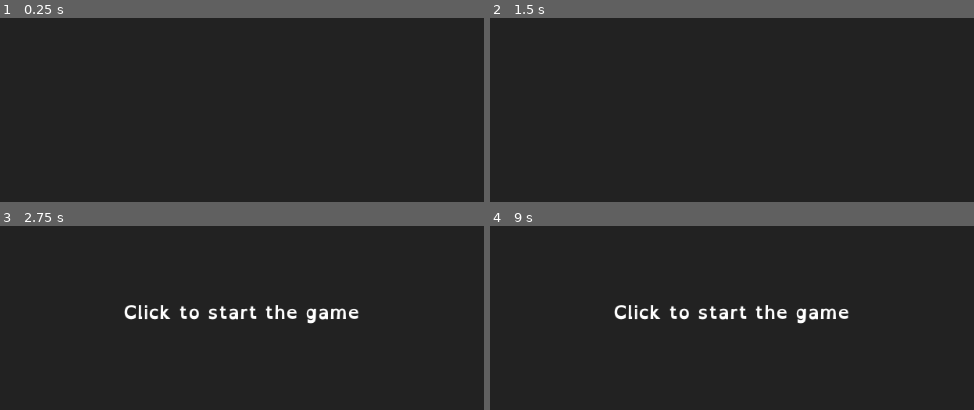
Above: before the commit, frames 1-4 (two rows, left to right).
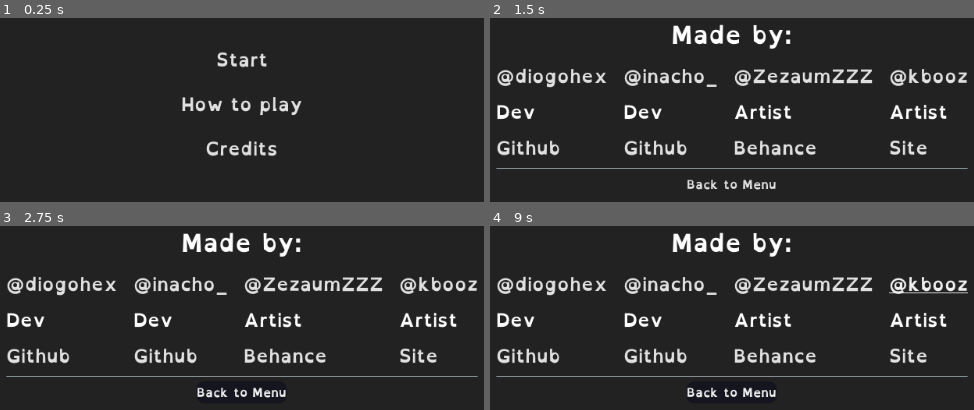
Above: after the commit, the same moments.

Repository: kbooz/ludum-46
Game: Godot game, scene res://Test Scenes/Scenes/StartScreen.tscn
Same seed, same stepped clock (60 frames per second), same inputs: the game is played once before the commit and once after it.
Inputs (mouse positions are in pixels of both pictures, inside the frame that each line leads up to):
- Up to frame 1 (0.25 s): no input
- Up to frame 2 (1.5 s): click (732, 104) at 0.5 s, where only the run after the commit has a clickable "How to play"; click (732, 148) at 1.25 s, where only the run after the commit has a clickable "Credits"
- Up to frame 3 (2.75 s): click (242, 391) at 2 s, where only the run after the commit has a clickable "Back to Menu"
- Up to frame 4 (9 s): move the mouse to (906, 288) at 2.77 s; hold Right (ui_right) 2.78-3.53 s; click (906, 288) at 2.85 s; move the mouse to (572, 334) at 3.52 s; hold Down (ui_down) 3.53-4.28 s; click (572, 334) at 3.6 s; move the mouse to (outside the picture) at 4.27 s; hold Right (ui_right) 4.28-5.03 s; click (outside the picture) at 4.35 s; move the mouse to (693, 406) at 5.02 s; hold Up (ui_up) 5.03-5.78 s; click (693, 406) at 5.1 s; move the mouse to (973, 382) at 5.77 s; hold Left (ui_left) 5.78-7.28 s; click (973, 382) at 5.85 s; move the mouse to (490, 242) at 6.52 s; click (490, 242) at 6.6 s; move the mouse to (770, 312) at 7.27 s; hold Down (ui_down) 7.28-8.03 s; click (770, 312) at 7.35 s; move the mouse to (outside the picture) at 8.02 s; hold Right (ui_right) 8.03-8.78 s; click (outside the picture) at 8.1 s; move the mouse to (906, 288) at 8.77 s; hold Up (ui_up) from 8.78 s (still down); click (906, 288) at 8.85 s

The runs differ from the first frame. In frame 1, 1.9% of the frame differs, in the area x 37-63%, y 18-75%; in frame 2, 9.5%; in frame 3, 11%; in frame 4, 11%, in the area x 1-99%, y 3-94%.
Error after the commit: Invalid type in function 'change_scene' in base 'SceneTree'. Cannot convert argument 1 from Nil to String. (res://Test)

Commit message:
Startscreen and Credits tweaks

Diff:
--- a/Scripts/GlobalResources.gd
+++ b/Scripts/GlobalResources.gd
@@ -1,3 +1,5 @@
 extends Node
 
 enum RESOURCES {EMPTY, BEER, FOOD, MUSIC, CLEANING}
+
+var previous_scene
--- a/Test Scenes/LevelDesignTest.tscn
+++ b/Test Scenes/LevelDesignTest.tscn
@@ -124,10 +124,10 @@
 position = Vector2( 968.286, 465.281 )
 
 [node name="BeerHandout" parent="." instance=ExtResource( 8 )]
-position = Vector2( 1525.91, -713.294 )
+position = Vector2( 1525.91, -736.621 )
 
 [node name="BeerResource" parent="." instance=ExtResource( 6 )]
-position = Vector2( 1504.83, 455.371 )
+position = Vector2( 1504.83, 484.465 )
 
 [node name="MusicResource" parent="." instance=ExtResource( 10 )]
 position = Vector2( 927.428, -516.346 )
--- a/Test Scenes/Scenes/BeerHandout.tscn
+++ b/Test Scenes/Scenes/BeerHandout.tscn
@@ -1,9 +1,12 @@
 [gd_scene load_steps=7 format=2]
 
 [ext_resource path="res://Test Scenes/Resource Handouts/ResourceHandout.tscn" type="PackedScene" id=1]
-[ext_resource path="res://assets-originals/png/freezer-prop.png" type="Texture" id=2]
+[ext_resource path="res://assets-originals/png/fridge_prop.png" type="Texture" id=2]
 
-[sub_resource type="Shader" id=3]
+[sub_resource type="RectangleShape2D" id=1]
+extents = Vector2( 39.8234, 75.9321 )
+
+[sub_resource type="Shader" id=2]
 code = "shader_type canvas_item;
 render_mode blend_mix;
 
@@ -30,28 +33,24 @@
     COLOR = tcol;
 }"
 
-[sub_resource type="ShaderMaterial" id=4]
-shader = SubResource( 3 )
+[sub_resource type="ShaderMaterial" id=3]
+shader = SubResource( 2 )
 shader_param/outLineSize = 0.0
 shader_param/outLineColor = Plane( 1, 1, 1, 1 )
 
-[sub_resource type="RectangleShape2D" id=1]
-extents = Vector2( 51.3147, 46.3596 )
-
-[sub_resource type="RectangleShape2D" id=2]
-extents = Vector2( 49.968, 46.6063 )
+[sub_resource type="RectangleShape2D" id=4]
+extents = Vector2( 38.7557, 76.6953 )
 
 [node name="BeerHandout" instance=ExtResource( 1 )]
 resource = 1
 
-[node name="Sprite" parent="." index="0"]
-material = SubResource( 4 )
-scale = Vector2( 0.75, 0.75 )
+[node name="CollisionShape2D" parent="." index="0"]
+shape = SubResource( 1 )
+
+[node name="Sprite" parent="." index="1"]
+material = SubResource( 3 )
 texture = ExtResource( 2 )
 
-[node name="CollisionShape2D" parent="." index="1"]
-shape = SubResource( 1 )
-
 [node name="CollisionShape2D" parent="HoverArea" index="0"]
-position = Vector2( -0.513351, 1.02669 )
-shape = SubResource( 2 )
+position = Vector2( -0.249832, -1.345 )
+shape = SubResource( 4 )
--- a/Test Scenes/Scenes/BeerResource.tscn
+++ b/Test Scenes/Scenes/BeerResource.tscn
@@ -1,10 +1,10 @@
 [gd_scene load_steps=7 format=2]
 
 [ext_resource path="res://Test Scenes/ResourceProps/ResourceProp.tscn" type="PackedScene" id=1]
-[ext_resource path="res://assets-originals/png/fridge_prop.png" type="Texture" id=2]
+[ext_resource path="res://assets-originals/png/freezer-prop.png" type="Texture" id=2]
 
 [sub_resource type="RectangleShape2D" id=1]
-extents = Vector2( 36.4729, 74.1468 )
+extents = Vector2( 52.2376, 46.4695 )
 
 [sub_resource type="Shader" id=2]
 code = "shader_type canvas_item;
@@ -39,7 +39,7 @@
 shader_param/outLineColor = Plane( 1, 1, 1, 1 )
 
 [sub_resource type="RectangleShape2D" id=4]
-extents = Vector2( 37.4435, 74.4703 )
+extents = Vector2( 51.267, 45.8224 )
 
 [node name="BeerResource" instance=ExtResource( 1 )]
 resource = 1
@@ -49,6 +49,7 @@
 
 [node name="Sprite" parent="." index="2"]
 material = SubResource( 3 )
+scale = Vector2( 0.75, 0.75 )
 texture = ExtResource( 2 )
 
 [node name="CollisionShape2D" parent="HoverArea" index="0"]
@@ -67,6 +68,6 @@
 anchor_right = 0.568
 anchor_bottom = 0.5
 margin_left = -37.5302
-margin_top = -17.8335
+margin_top = 13.5492
 margin_right = 26.4698
-margin_bottom = 17.1665
+margin_bottom = 48.5492
--- /dev/null
+++ b/Test Scenes/Scenes/Credits.gd
@@ -0,0 +1,28 @@
+extends Control
+
+func _on_DiogohexTwitter_pressed():
+	OS.shell_open("https://twitter.com/diogohex")
+
+func _on_DiogohexGithub_pressed():
+	OS.shell_open("https://github.com/Diogoamorim27")
+
+func _on_InachoGithub_pressed():
+	OS.shell_open("https://github.com/schweller")
+
+func _on_InachoTwitter_pressed():
+	OS.shell_open("https://twitter.com/inacho_")
+
+func _on_ZeTwitter_pressed():
+	OS.shell_open("https://twitter.com/ZezaumZZZ")
+
+func _on_ZeBehance_pressed():
+	OS.shell_open("https://www.behance.net/fosejelipe")
+
+func _on_KboozTwitter_pressed():
+	OS.shell_open("https://twitter.com/kbooz")
+
+func _on_KboozBehance_pressed():
+	OS.shell_open("http://kbooz.com/")
+
+func _on_Button_pressed():
+	get_tree().change_scene(GlobalResources.previous_scene)
--- /dev/null
+++ b/Test Scenes/Scenes/Credits.tscn
@@ -0,0 +1,194 @@
+[gd_scene load_steps=7 format=2]
+
+[ext_resource path="res://assets-originals/fonts/OpenDyslexic-Bold.otf" type="DynamicFontData" id=1]
+[ext_resource path="res://Test Scenes/Scenes/MainGameColorRect.tscn" type="PackedScene" id=2]
+[ext_resource path="res://Test Scenes/Scenes/Credits.gd" type="Script" id=3]
+[ext_resource path="res://new_theme.tres" type="Theme" id=4]
+
+[sub_resource type="DynamicFont" id=2]
+size = 32
+font_data = ExtResource( 1 )
+
+[sub_resource type="DynamicFont" id=1]
+size = 24
+font_data = ExtResource( 1 )
+
+[node name="Credits" type="Control"]
+anchor_right = 1.0
+anchor_bottom = 1.0
+script = ExtResource( 3 )
+__meta__ = {
+"_edit_use_anchors_": false
+}
+
+[node name="MainGameColorRect" parent="." instance=ExtResource( 2 )]
+
+[node name="HBoxContainer" type="HBoxContainer" parent="."]
+anchor_right = 1.0
+anchor_bottom = 1.0
+alignment = 1
+__meta__ = {
+"_edit_use_anchors_": false
+}
+
+[node name="VBoxContainer" type="VBoxContainer" parent="HBoxContainer"]
+margin_left = 210.0
+margin_right = 814.0
+margin_bottom = 600.0
+alignment = 1
+__meta__ = {
+"_edit_use_anchors_": false
+}
+
+[node name="Label5" type="Label" parent="HBoxContainer/VBoxContainer"]
+margin_top = 183.0
+margin_right = 604.0
+margin_bottom = 239.0
+custom_fonts/font = SubResource( 2 )
+text = "Made by:"
+align = 1
+
+[node name="GridContainer" type="GridContainer" parent="HBoxContainer/VBoxContainer"]
+margin_top = 243.0
+margin_right = 604.0
+margin_bottom = 377.0
+custom_constants/hseparation = 20
+columns = 4
+
+[node name="Container" type="VBoxContainer" parent="HBoxContainer/VBoxContainer/GridContainer"]
+margin_right = 143.0
+margin_bottom = 134.0
+alignment = 1
+
+[node name="DiogohexTwitter" type="LinkButton" parent="HBoxContainer/VBoxContainer/GridContainer/Container"]
+margin_right = 143.0
+margin_bottom = 42.0
+custom_fonts/font = SubResource( 1 )
+text = "@diogohex"
+underline = 1
+
+[node name="Role" type="Label" parent="HBoxContainer/VBoxContainer/GridContainer/Container"]
+margin_top = 46.0
+margin_right = 143.0
+margin_bottom = 88.0
+custom_fonts/font = SubResource( 1 )
+text = "Dev"
+
+[node name="DiogohexGithub" type="LinkButton" parent="HBoxContainer/VBoxContainer/GridContainer/Container"]
+margin_top = 92.0
+margin_right = 143.0
+margin_bottom = 134.0
+custom_fonts/font = SubResource( 1 )
+text = "Github"
+underline = 1
+
+[node name="Container2" type="VBoxContainer" parent="HBoxContainer/VBoxContainer/GridContainer"]
+margin_left = 163.0
+margin_right = 284.0
+margin_bottom = 134.0
+alignment = 1
+
+[node name="InachoTwitter" type="LinkButton" parent="HBoxContainer/VBoxContainer/GridContainer/Container2"]
+margin_right = 121.0
+margin_bottom = 42.0
+custom_fonts/font = SubResource( 1 )
+text = "@inacho_"
+underline = 1
+
+[node name="Role" type="Label" parent="HBoxContainer/VBoxContainer/GridContainer/Container2"]
+margin_top = 46.0
+margin_right = 121.0
+margin_bottom = 88.0
+custom_fonts/font = SubResource( 1 )
+text = "Dev"
+
+[node name="InachoGithub" type="LinkButton" parent="HBoxContainer/VBoxContainer/GridContainer/Container2"]
+margin_top = 92.0
+margin_right = 121.0
+margin_bottom = 134.0
+custom_fonts/font = SubResource( 1 )
+text = "Github"
+underline = 1
+
+[node name="Container3" type="VBoxContainer" parent="HBoxContainer/VBoxContainer/GridContainer"]
+margin_left = 304.0
+margin_right = 483.0
+margin_bottom = 134.0
+alignment = 1
+
+[node name="ZeTwitter" type="LinkButton" parent="HBoxContainer/VBoxContainer/GridContainer/Container3"]
+margin_right = 179.0
+margin_bottom = 42.0
+custom_fonts/font = SubResource( 1 )
+text = "@ZezaumZZZ"
+underline = 1
+
+[node name="Role" type="Label" parent="HBoxContainer/VBoxContainer/GridContainer/Container3"]
+margin_top = 46.0
+margin_right = 179.0
+margin_bottom = 88.0
+custom_fonts/font = SubResource( 1 )
+text = "Artist"
+
+[node name="ZeBehance" type="LinkButton" parent="HBoxContainer/VBoxContainer/GridContainer/Container3"]
+margin_top = 92.0
+margin_right = 179.0
+margin_bottom = 134.0
+custom_fonts/font = SubResource( 1 )
+text = "Behance"
+underline = 1
+
+[node name="Container4" type="VBoxContainer" parent="HBoxContainer/VBoxContainer/GridContainer"]
+margin_left = 503.0
+margin_right = 604.0
+margin_bottom = 134.0
+alignment = 1
+
+[node name="KboozTwitter" type="LinkButton" parent="HBoxContainer/VBoxContainer/GridContainer/Container4"]
+margin_right = 101.0
+margin_bottom = 42.0
+custom_fonts/font = SubResource( 1 )
+text = "@kbooz"
+underline = 1
+
+[node name="Role" type="Label" parent="HBoxContainer/VBoxContainer/GridContainer/Container4"]
+margin_top = 46.0
+margin_right = 101.0
+margin_bottom = 88.0
+custom_fonts/font = SubResource( 1 )
+text = "Artist"
+
+[node name="KboozBehance" type="LinkButton" parent="HBoxContainer/VBoxContainer/GridContainer/Container4"]
+margin_top = 92.0
+margin_right = 101.0
+margin_bottom = 134.0
+custom_fonts/font = SubResource( 1 )
+text = "Site"
+underline = 1
+
+[node name="HSeparator" type="HSeparator" parent="HBoxContainer/VBoxContainer"]
+margin_top = 381.0
+margin_right = 604.0
+margin_bottom = 385.0
+
+[node name="HBoxContainer" type="HBoxContainer" parent="HBoxContainer/VBoxContainer"]
+margin_top = 389.0
+margin_right = 604.0
+margin_bottom = 417.0
+alignment = 1
+
+[node name="Button" type="Button" parent="HBoxContainer/VBoxContainer/HBoxContainer"]
+margin_left = 244.0
+margin_right = 359.0
+margin_bottom = 28.0
+theme = ExtResource( 4 )
+text = "Back to Menu"
+[connection signal="pressed" from="HBoxContainer/VBoxContainer/GridContainer/Container/DiogohexTwitter" to="." method="_on_DiogohexTwitter_pressed"]
+[connection signal="pressed" from="HBoxContainer/VBoxContainer/GridContainer/Container/DiogohexGithub" to="." method="_on_DiogohexGithub_pressed"]
+[connection signal="pressed" from="HBoxContainer/VBoxContainer/GridContainer/Container2/InachoTwitter" to="." method="_on_InachoTwitter_pressed"]
+[connection signal="pressed" from="HBoxContainer/VBoxContainer/GridContainer/Container2/InachoGithub" to="." method="_on_InachoGithub_pressed"]
+[connection signal="pressed" from="HBoxContainer/VBoxContainer/GridContainer/Container3/ZeTwitter" to="." method="_on_ZeTwitter_pressed"]
+[connection signal="pressed" from="HBoxContainer/VBoxContainer/GridContainer/Container3/ZeBehance" to="." method="_on_ZeBehance_pressed"]
+[connection signal="pressed" from="HBoxContainer/VBoxContainer/GridContainer/Container4/KboozTwitter" to="." method="_on_KboozTwitter_pressed"]
+[connection signal="pressed" from="HBoxContainer/VBoxContainer/GridContainer/Container4/KboozBehance" to="." method="_on_KboozBehance_pressed"]
+[connection signal="pressed" from="HBoxContainer/VBoxContainer/HBoxContainer/Button" to="." method="_on_Button_pressed"]
--- /dev/null
+++ b/Test Scenes/Scenes/MainGameColorRect.tscn
@@ -0,0 +1,9 @@
+[gd_scene format=2]
+
+[node name="MainGameColorRect" type="ColorRect"]
+anchor_right = 1.0
+anchor_bottom = 1.0
+color = Color( 0.137255, 0.137255, 0.137255, 1 )
+__meta__ = {
+"_edit_use_anchors_": false
+}
--- a/Test Scenes/Scenes/StartScreen.gd
+++ b/Test Scenes/Scenes/StartScreen.gd
@@ -5,7 +5,11 @@
 # var a = 2
 # var b = "text"
 
-func _process(delta):
-	if Input.is_action_just_pressed("ui_click_left"):
-		print("click")
-		get_tree().change_scene("res://Test Scenes/LevelDesignTest.tscn")
+func _on_StartButton_pressed():
+	get_tree().change_scene("res://Test Scenes/LevelDesignTest.tscn")
+
+func _on_HowToPlayButton_pressed():
+	pass # Replace with function body.
+
+func _on_CreditsButton_pressed():
+	get_tree().change_scene("res://Test Scenes/Scenes/Credits.tscn")
--- a/Test Scenes/Scenes/StartScreen.tscn
+++ b/Test Scenes/Scenes/StartScreen.tscn
@@ -1,28 +1,13 @@
-[gd_scene load_steps=5 format=2]
+[gd_scene load_steps=6 format=2]
 
 [ext_resource path="res://assets-originals/fonts/OpenDyslexic-Bold.otf" type="DynamicFontData" id=1]
 [ext_resource path="res://Test Scenes/Scenes/StartScreen.gd" type="Script" id=2]
+[ext_resource path="res://new_theme.tres" type="Theme" id=3]
+[ext_resource path="res://Test Scenes/Scenes/MainGameColorRect.tscn" type="PackedScene" id=4]
 
 [sub_resource type="DynamicFont" id=1]
 size = 24
 font_data = ExtResource( 1 )
-
-[sub_resource type="Animation" id=2]
-resource_name = "Blink"
-length = 2.0
-loop = true
-tracks/0/type = "value"
-tracks/0/path = NodePath("VBoxContainer/HBoxContainer/Label:visible")
-tracks/0/interp = 1
-tracks/0/loop_wrap = true
-tracks/0/imported = false
-tracks/0/enabled = true
-tracks/0/keys = {
-"times": PoolRealArray( 0, 0.5, 1, 1.5 ),
-"transitions": PoolRealArray( 1, 1, 1, 1 ),
-"update": 1,
-"values": [ false, true, false, true ]
-}
 
 [node name="StartScreen" type="Control"]
 anchor_right = 1.0
@@ -32,13 +17,7 @@
 "_edit_use_anchors_": false
 }
 
-[node name="ColorRect" type="ColorRect" parent="."]
-anchor_right = 1.0
-anchor_bottom = 1.0
-color = Color( 0.137255, 0.137255, 0.137255, 1 )
-__meta__ = {
-"_edit_use_anchors_": false
-}
+[node name="MainGameColorRect" parent="." instance=ExtResource( 4 )]
 
 [node name="VBoxContainer" type="VBoxContainer" parent="."]
 anchor_right = 1.0
@@ -49,19 +28,41 @@
 }
 
 [node name="HBoxContainer" type="HBoxContainer" parent="VBoxContainer"]
-margin_top = 300.0
+margin_top = 222.0
 margin_right = 1024.0
-margin_bottom = 300.0
+margin_bottom = 378.0
 alignment = 1
 
-[node name="Label" type="Label" parent="VBoxContainer/HBoxContainer"]
-visible = false
-margin_left = 360.0
-margin_right = 663.0
+[node name="VBoxContainer" type="VBoxContainer" parent="VBoxContainer/HBoxContainer"]
+margin_left = 412.0
+margin_right = 612.0
+margin_bottom = 156.0
+custom_constants/separation = 15
+alignment = 1
+
+[node name="StartButton" type="Button" parent="VBoxContainer/HBoxContainer/VBoxContainer"]
+margin_right = 200.0
 margin_bottom = 42.0
+theme = ExtResource( 3 )
 custom_fonts/font = SubResource( 1 )
-text = "Click to start the game"
+text = "Start"
 
-[node name="AnimationPlayer" type="AnimationPlayer" parent="."]
-autoplay = "Blink"
-anims/Blink = SubResource( 2 )
+[node name="HowToPlayButton" type="Button" parent="VBoxContainer/HBoxContainer/VBoxContainer"]
+margin_top = 57.0
+margin_right = 200.0
+margin_bottom = 99.0
+rect_min_size = Vector2( 200, 0 )
+theme = ExtResource( 3 )
+custom_fonts/font = SubResource( 1 )
+text = "How to play"
+
+[node name="CreditsButton" type="Button" parent="VBoxContainer/HBoxContainer/VBoxContainer"]
+margin_top = 114.0
+margin_right = 200.0
+margin_bottom = 156.0
+theme = ExtResource( 3 )
+custom_fonts/font = SubResource( 1 )
+text = "Credits"
+[connection signal="pressed" from="VBoxContainer/HBoxContainer/VBoxContainer/StartButton" to="." method="_on_StartButton_pressed"]
+[connection signal="pressed" from="VBoxContainer/HBoxContainer/VBoxContainer/HowToPlayButton" to="." method="_on_HowToPlayButton_pressed"]
+[connection signal="pressed" from="VBoxContainer/HBoxContainer/VBoxContainer/CreditsButton" to="." method="_on_CreditsButton_pressed"]
